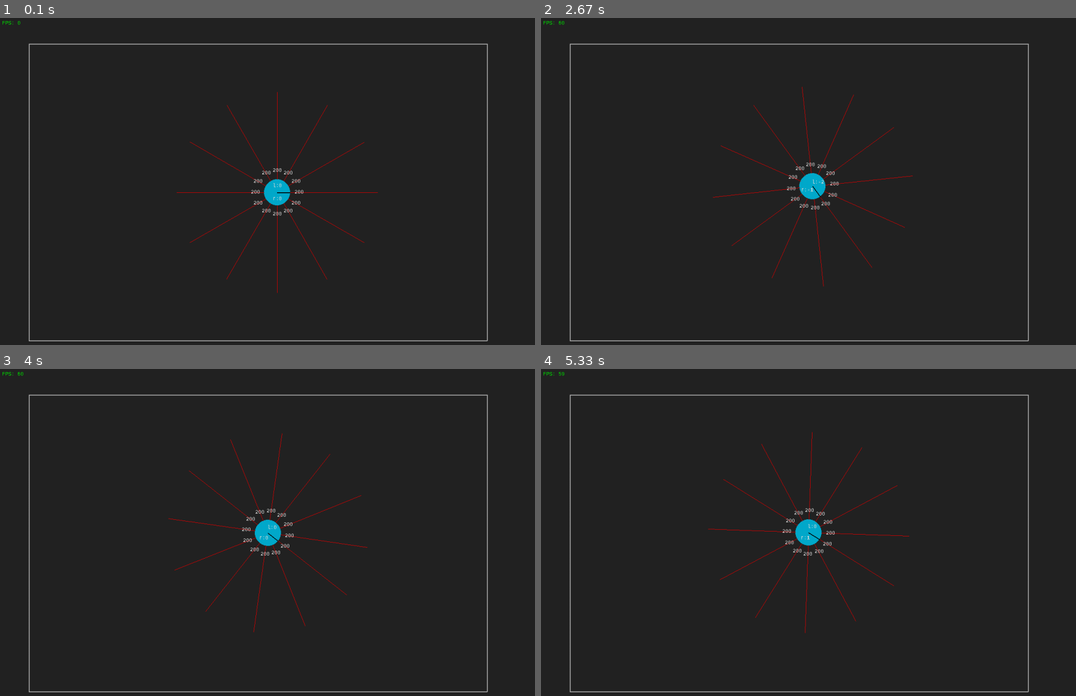
Above: before the commit, frames 1-4 (two rows, left to right).
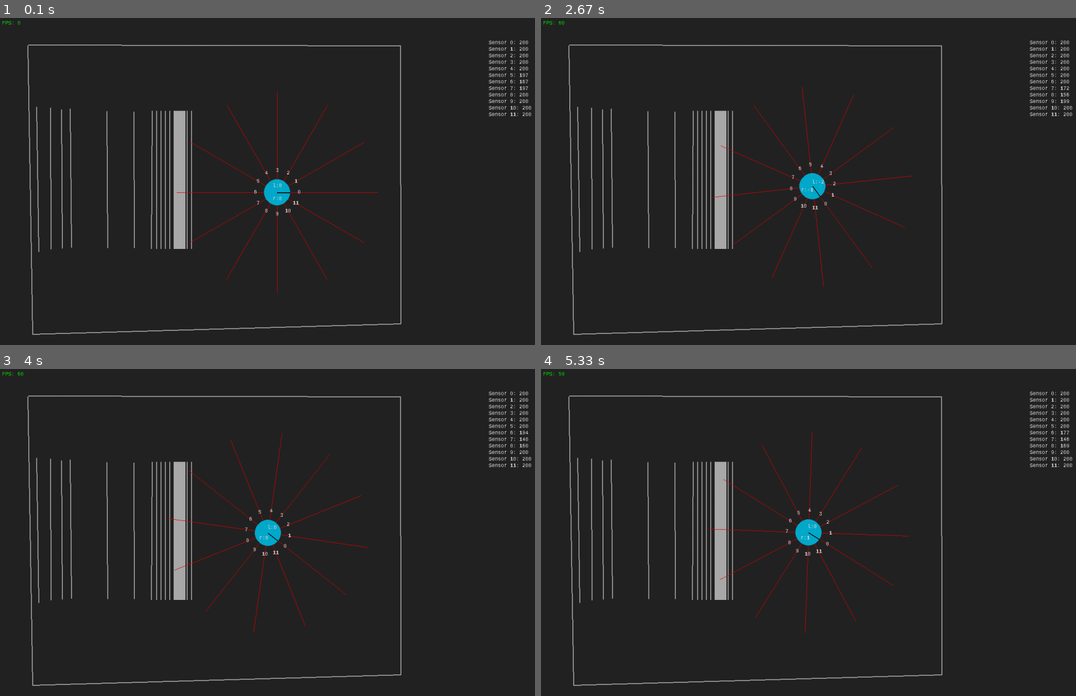
Above: after the commit, the same moments.

Repository: Pascalos99/Autonomous-Robotic-Systems-Assignment
Game: pygame game, started from Assignment 2 - Mobile Robot Simulation/main.py
The game is run twice, just before and just after one commit, with the same random seed, the same clock (stepped at 60 frames per second) and the same inputs.
Inputs:
- Up to frame 1 (0.1 s): no input
- Up to frame 2 (2.67 s): hold D 0.33-0.8 s; hold W 0.83-1.13 s; hold D 1.17-1.63 s; hold A 1.67-2.2 s; tap E at 1.82 s; hold S 2.23-2.53 s; hold A from 2.57 s (still down)
- Up to frame 3 (4 s): release A at 2.97 s; hold W 3-3.37 s; tap X at 3.07, 3.47, 3.77 s; hold D from 3.4 s (still down); tap E at 3.55 s
- Up to frame 4 (5.33 s): release D at 4.03 s; hold S 4.07-4.43 s; tap X at 4.13, 4.53, 4.83, 5.03 s; hold A 4.47-4.93 s; hold D from 4.97 s (still down); tap E at 5.12 s

The runs differ from the first frame. In frame 1, 4.9% of the frame differs, in the area x 5-100%, y 6-99%; in frame 2, 4.9%; in frame 3, 4.9%; in frame 4, 4.9%.

Commit message:
Sensor distance calculation multiple walls fix
The distance calculations now take into account when a sensor line
intersects with multiple walls by taking the lowest distance number.

Also a small optimization, all distances are now calculated at the same
time with numpy instead of calculating the distance one at the time in
the inner for loop. This saves about 0.1 second.

Diff:
--- a/Assignment 2 - Mobile Robot Simulation/config.ini
+++ b/Assignment 2 - Mobile Robot Simulation/config.ini
@@ -9,4 +9,5 @@
 window_width = 1270
 window_height = 800
 speed_step = 0.5
-sensor_data_separate = 0
+sensor_data_separate = 1
+map_file = map_7.json
--- a/Assignment 2 - Mobile Robot Simulation/main.py
+++ b/Assignment 2 - Mobile Robot Simulation/main.py
@@ -54,10 +54,12 @@
         self.win = pygame.display.set_mode((WIDTH, HEIGHT), pygame.RESIZABLE)
         self.clock = pygame.time.Clock()
         self.map = Map()
-        self.map.load_map_from_json(f'{working_directory}/maps/rect_map.json')
+        self.map.load_map_from_json(f"{working_directory}/maps/{str(config['PROGRAM']['map_file'])}")
         self.player = Player(self.map)
 
         self.sensitivity = float(config['PROGRAM']['speed_step'])
+
+        # In the README.md is explained how the bot is controlled with a keyboard.
         self.key_config = {
             pygame.K_q: lambda: self.player.change_vel(0, self.sensitivity),
             pygame.K_a: lambda: self.player.change_vel(0, -self.sensitivity),
--- /dev/null
+++ b/Assignment 2 - Mobile Robot Simulation/maps/map_6.json
@@ -0,0 +1,82 @@
+[
+  {
+    "start_pos": [
+      112,
+      114
+    ],
+    "end_pos": [
+      983,
+      103
+    ]
+  },
+  {
+    "start_pos": [
+      983,
+      103
+    ],
+    "end_pos": [
+      851,
+      636
+    ]
+  },
+  {
+    "start_pos": [
+      851,
+      636
+    ],
+    "end_pos": [
+      51,
+      714
+    ]
+  },
+  {
+    "start_pos": [
+      51,
+      714
+    ],
+    "end_pos": [
+      112,
+      112
+    ]
+  },
+  {
+    "start_pos": [
+      359,
+      219
+    ],
+    "end_pos": [
+      672,
+      316
+    ]
+  },
+  {
+    "start_pos": [
+      672,
+      316
+    ],
+    "end_pos": [
+      514,
+      545
+    ]
+  },
+  {
+    "start_pos": [
+      514,
+      545
+    ],
+    "end_pos": [
+      360,
+      219
+    ]
+  },
+  {
+    "start_pos": [
+      213,
+      345
+    ],
+    "end_pos": [
+      193,
+      538
+    ]
+  }
+]
--- /dev/null
+++ b/Assignment 2 - Mobile Robot Simulation/maps/map_7.json
@@ -0,0 +1,432 @@
+[
+  {
+    "start_pos": [
+      65,
+      61
+    ],
+    "end_pos": [
+      917,
+      63
+    ]
+  },
+  {
+    "start_pos": [
+      917,
+      63
+    ],
+    "end_pos": [
+      918,
+      701
+    ]
+  },
+  {
+    "start_pos": [
+      918,
+      701
+    ],
+    "end_pos": [
+      74,
+      725
+    ]
+  },
+  {
+    "start_pos": [
+      74,
+      725
+    ],
+    "end_pos": [
+      63,
+      63
+    ]
+  },
+  {
+    "start_pos": [
+      83,
+      204
+    ],
+    "end_pos": [
+      88,
+      536
+    ]
+  },
+  {
+    "start_pos": [
+      115,
+      206
+    ],
+    "end_pos": [
+      116,
+      530
+    ]
+  },
+  {
+    "start_pos": [
+      140,
+      210
+    ],
+    "end_pos": [
+      142,
+      528
+    ]
+  },
+  {
+    "start_pos": [
+      160,
+      208
+    ],
+    "end_pos": [
+      163,
+      526
+    ]
+  },
+  {
+    "start_pos": [
+      244,
+      214
+    ],
+    "end_pos": [
+      246,
+      527
+    ]
+  },
+  {
+    "start_pos": [
+      306,
+      215
+    ],
+    "end_pos": [
+      307,
+      527
+    ]
+  },
+  {
+    "start_pos": [
+      348,
+      213
+    ],
+    "end_pos": [
+      346,
+      529
+    ]
+  },
+  {
+    "start_pos": [
+      358,
+      213
+    ],
+    "end_pos": [
+      358,
+      529
+    ]
+  },
+  {
+    "start_pos": [
+      368,
+      213
+    ],
+    "end_pos": [
+      368,
+      529
+    ]
+  },
+  {
+    "start_pos": [
+      378,
+      213
+    ],
+    "end_pos": [
+      378,
+      529
+    ]
+  },
+  {
+    "start_pos": [
+      388,
+      213
+    ],
+    "end_pos": [
+      388,
+      529
+    ]
+  },
+  {
+    "start_pos": [
+      398,
+      213
+    ],
+    "end_pos": [
+      398,
+      529
+    ]
+  },
+  {
+    "start_pos": [
+      408,
+      213
+    ],
+    "end_pos": [
+      408,
+      529
+    ]
+  },
+  {
+    "start_pos": [
+      418,
+      213
+    ],
+    "end_pos": [
+      418,
+      529
+    ]
+  },
+  {
+    "start_pos": [
+      428,
+      213
+    ],
+    "end_pos": [
+      428,
+      529
+    ]
+  },
+  {
+    "start_pos": [
+      438,
+      213
+    ],
+    "end_pos": [
+      438,
+      529
+    ]
+  },
+  {
+    "start_pos": [
+      400,
+      213
+    ],
+    "end_pos": [
+      400,
+      529
+    ]
+  },
+  {
+    "start_pos": [
+      401,
+      213
+    ],
+    "end_pos": [
+      401,
+      529
+    ]
+  },
+  {
+    "start_pos": [
+      402,
+      213
+    ],
+    "end_pos": [
+      402,
+      529
+    ]
+  },
+  {
+    "start_pos": [
+      403,
+      213
+    ],
+    "end_pos": [
+      403,
+      529
+    ]
+  },
+  {
+    "start_pos": [
+      404,
+      213
+    ],
+    "end_pos": [
+      404,
+      529
+    ]
+  },
+  {
+    "start_pos": [
+      405,
+      213
+    ],
+    "end_pos": [
+      405,
+      529
+    ]
+  },
+  {
+    "start_pos": [
+      406,
+      213
+    ],
+    "end_pos": [
+      406,
+      529
+    ]
+  },
+  {
+    "start_pos": [
+      407,
+      213
+    ],
+    "end_pos": [
+      407,
+      529
+    ]
+  },
+  {
+    "start_pos": [
+      409,
+      213
+    ],
+    "end_pos": [
+      409,
+      529
+    ]
+  },
+  {
+    "start_pos": [
+      410,
+      213
+    ],
+    "end_pos": [
+      410,
+      529
+    ]
+  },
+  {
+    "start_pos": [
+      411,
+      213
+    ],
+    "end_pos": [
+      411,
+      529
+    ]
+  },
+  {
+    "start_pos": [
+      412,
+      213
+    ],
+    "end_pos": [
+      412,
+      529
+    ]
+  },
+  {
+    "start_pos": [
+      413,
+      213
+    ],
+    "end_pos": [
+      413,
+      529
+    ]
+  },
+  {
+    "start_pos": [
+      414,
+      213
+    ],
+    "end_pos": [
+      414,
+      529
+    ]
+  },
+  {
+    "start_pos": [
+      415,
+      213
+    ],
+    "end_pos": [
+      415,
+      529
+    ]
+  },
+  {
+    "start_pos": [
+      415,
+      213
+    ],
+    "end_pos": [
+      415,
+      529
+    ]
+  },
+  {
+    "start_pos": [
+      416,
+      213
+    ],
+    "end_pos": [
+      416,
+      529
+    ]
+  },
+  {
+    "start_pos": [
+      417,
+      213
+    ],
+    "end_pos": [
+      417,
+      529
+    ]
+  },
+  {
+    "start_pos": [
+      419,
+      213
+    ],
+    "end_pos": [
+      419,
+      529
+    ]
+  },
+  {
+    "start_pos": [
+      420,
+      213
+    ],
+    "end_pos": [
+      420,
+      529
+    ]
+  },
+  {
+    "start_pos": [
+      421,
+      213
+    ],
+    "end_pos": [
+      421,
+      529
+    ]
+  },
+  {
+    "start_pos": [
+      422,
+      213
+    ],
+    "end_pos": [
+      422,
+      529
+    ]
+  },
+  {
+    "start_pos": [
+      423,
+      213
+    ],
+    "end_pos": [
+      423,
+      529
+    ]
+  }
+]
--- a/Assignment 2 - Mobile Robot Simulation/player.py
+++ b/Assignment 2 - Mobile Robot Simulation/player.py
@@ -186,22 +186,22 @@
 
     def calculate_sensor(self):
         for sensor_number, sensor in self.sensor_lines.items():
-            no_intersect_counter = 0
             sensor_line = sensor[0]
-
-            # Check if line intersects with any wall.
+            intersect_points = []
+
             for wall in self.map.lines:
                 intersect_coordinates = self.get_intersection_lines(sensor_line, wall)
                 if intersect_coordinates is not None:
-                    # Calculate distance with Pythagorean theorem.
-                    sensor_distance = ((intersect_coordinates[0] - sensor_line[0][0]) ** 2 +
-                                       (intersect_coordinates[1] - sensor_line[0][1]) ** 2) ** 0.5
-                    self.sensor_lines[sensor_number][1] = sensor_distance
-                else:
-                    no_intersect_counter += 1
-                    if no_intersect_counter == len(self.map.lines):
-                        # Sensor line did not intersect with any objects, so reset distance number to the vision range.
-                        self.sensor_lines[sensor_number][1] = self.vision_range
+                    intersect_points.append(intersect_coordinates)
+
+            if intersect_points:
+                intersect_points = np.array(intersect_points)
+                # Calculate all distances in numpy array with the Pythagorean theorem.
+                distance_array = np.sqrt(np.sum((intersect_points - sensor_line[0])**2, axis=1))
+                self.sensor_lines[sensor_number][1] = np.amin(distance_array)
+            else:
+                # Sensor line did not intersect with any objects, so reset distance number to the vision range.
+                self.sensor_lines[sensor_number][1] = self.vision_range
 
     @staticmethod
     def get_intersection_lines(line_1: Union[list, np.ndarray], line_2: Union[list, np.ndarray]) -> Union[np.ndarray, None]:
